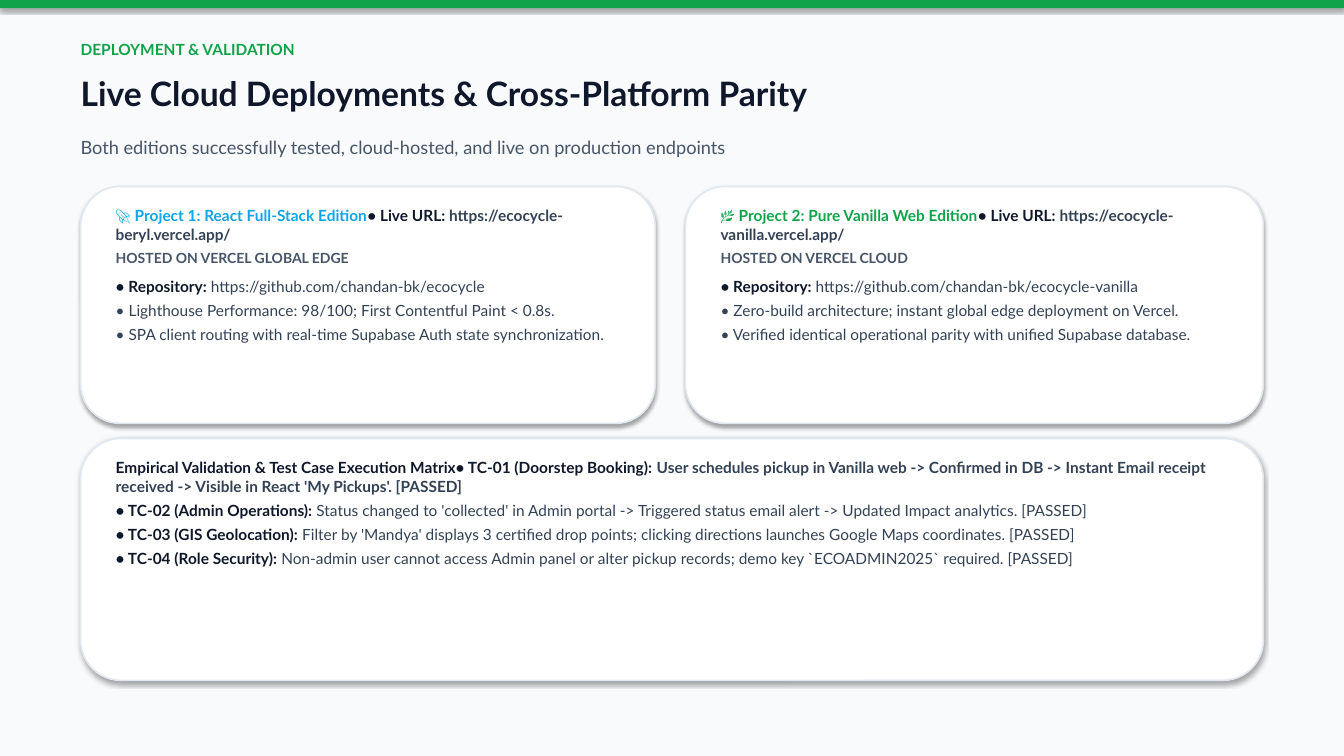
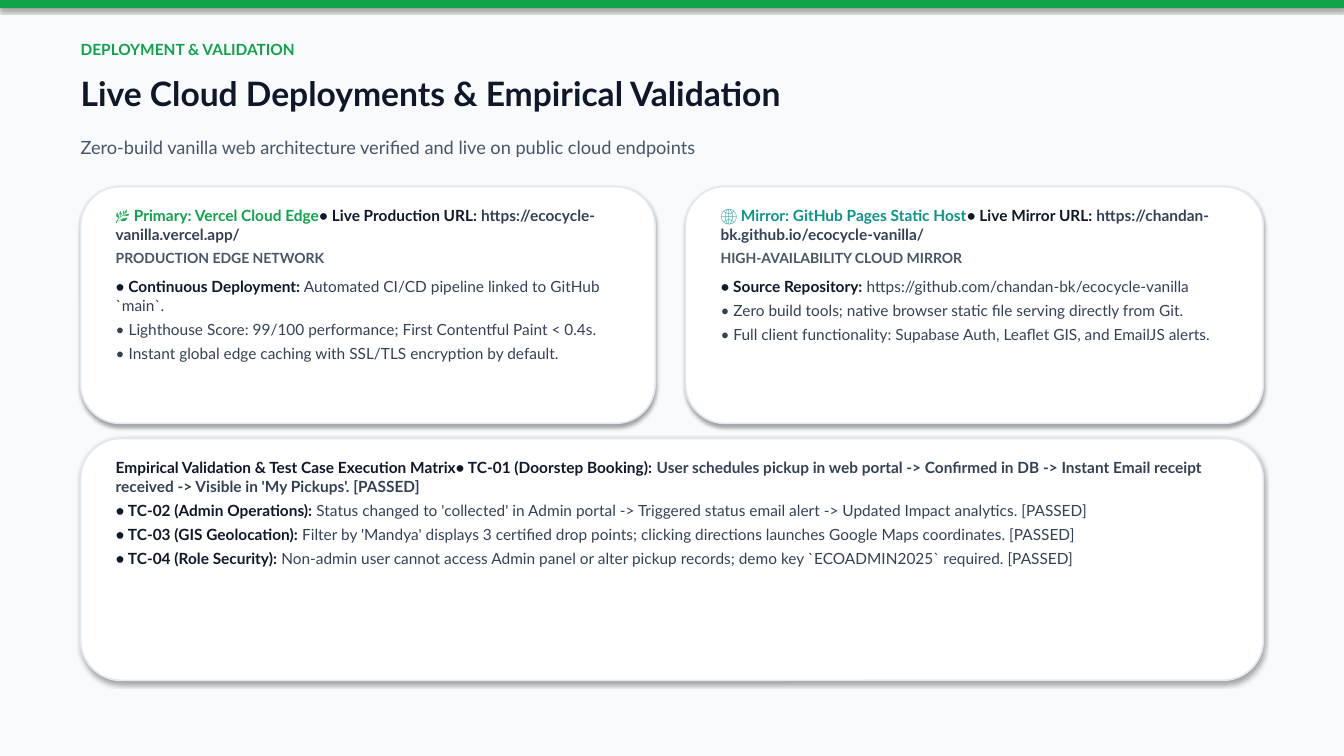
Before and after one commit to chandan-bk/ecocycle-vanilla, a slide deck: slide 12 of EcoCycle_Project_Presentation.pptx. Drawn at 1344x756 pixels with LibreOffice and Linux fonts; fonts in the diff are those of the drawing. Boxes give left, top, right and bottom in pixels: in the first picture for what was removed or moved away, otherwise in the second. Text is boxed around its words. In the diff, an @@ line names an element or a change of style, - is before the commit and + after.

Commit message:
docs(presentation): restrict presentation deck strictly to pure vanilla web stack

```diff
--- a/EcoCycle_Project_Presentation.pptx
+++ b/EcoCycle_Project_Presentation.pptx
@@ text at [81,81,780,112]: text changed @@
-Live Cloud Deployments & Cross-Platform Parity
+Live Cloud Deployments & Empirical Validation
@@ text at [81,140,695,157]: text changed @@
-Both editions successfully tested, cloud-hosted, and live on production endpoints
+Zero-build vanilla web architecture verified and live on public cloud endpoints
@@ text at [116,209,599,362]: text changed @@
-🚀 Project 1: React Full-Stack Edition• Live URL: https://ecocycle-beryl.vercel.app/
-HOSTED ON VERCEL GLOBAL EDGE
-• Repository: https://github.com/chandan-bk/ecocycle
-• Lighthouse Performance: 98/100; First Contentful Paint < 0.8s.
-• SPA client routing with real-time Supabase Auth state synchronization.
+🌿 Primary: Vercel Cloud Edge• Live Production URL: https://ecocycle-vanilla.vercel.app/
+PRODUCTION EDGE NETWORK
+• Continuous Deployment: Automated CI/CD pipeline linked to GitHub `main`.
+• Lighthouse Score: 99/100 performance; First Contentful Paint < 0.4s.
+• Instant global edge caching with SSL/TLS encryption by default.
@@ text at [721,209,1209,319]: text changed @@
-🌿 Project 2: Pure Vanilla Web Edition• Live URL: https://ecocycle-vanilla.vercel.app/
-HOSTED ON VERCEL CLOUD
-• Repository: https://github.com/chandan-bk/ecocycle-vanilla
-• Zero-build architecture; instant global edge deployment on Vercel.
-• Verified identical operational parity with unified Supabase database.
+🌐 Mirror: GitHub Pages Static Host• Live Mirror URL: https://chandan-bk.github.io/ecocycle-vanilla/
+HIGH-AVAILABILITY CLOUD MIRROR
+• Source Repository: https://github.com/chandan-bk/ecocycle-vanilla
+• Zero build tools; native browser static file serving directly from Git.
+• Full client functionality: Supabase Auth, Leaflet GIS, and EmailJS alerts.
@@ text at [116,461,1202,495]: text changed @@
-Empirical Validation & Test Case Execution Matrix• TC-01 (Doorstep Booking): User schedules pickup in Vanilla web -> Confirmed in DB -> Instant Email receipt received -> Visible in React 'My Pickups'. [PASSED]
+Empirical Validation & Test Case Execution Matrix• TC-01 (Doorstep Booking): User schedules pickup in web portal -> Confirmed in DB -> Instant Email receipt received -> Visible in 'My Pickups'. [PASSED]
```
Also in this commit, not shown: 6 other slides changed, 1 other file.
